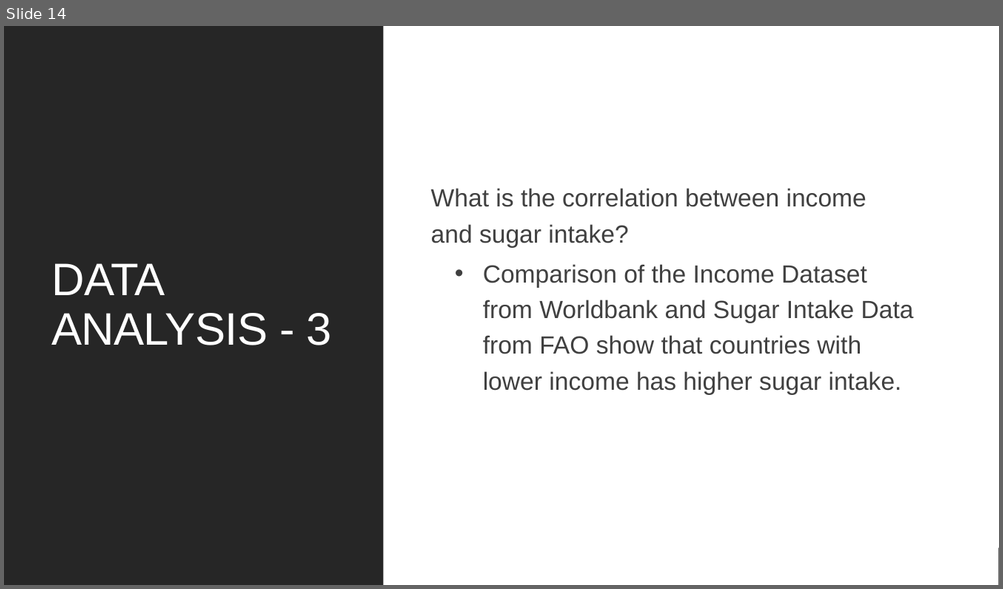
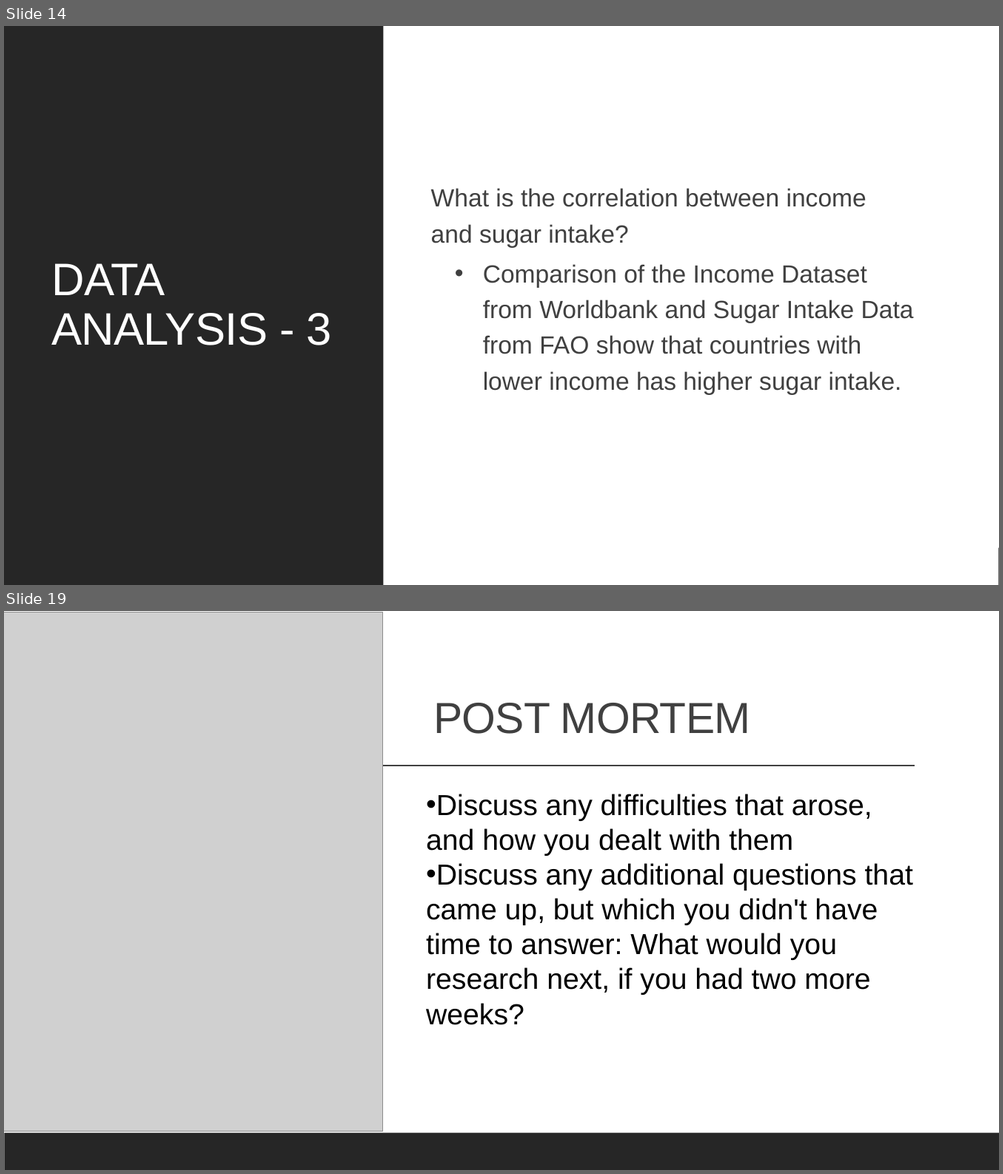
Before and after one commit to cbeachey/project1_influencers, a slide deck: Effects of Sugar Consumption.pptx. Shown one above the other, each under a label of ours: slide 14 before the commit, slides 14 and 19 after it; the slides between them are not shown. The pictures are 1003x589 and 1003x1174 pixels, drawn with LibreOffice and Linux fonts; fonts in the diff are those of the drawing; grey boxes stand for pictures. Boxes give left, top, right and bottom in pixels: in the first picture for what was removed or moved away, otherwise in the second. Text is boxed around its words. In the diff, an @@ line names an element or a change of style, - is before the commit and + after.

```diff
--- a/Effects of Sugar Consumption.pptx
+++ b/Effects of Sugar Consumption.pptx
@@ slide 19 added at bbox=[4, 611, 999, 1170], background #FFFFFF; not listed: 1 template element that a slide beside it also shows @@
@@ picture added at bbox=[4, 612, 382, 1132] @@
@@ title added at bbox=[433, 703, 751, 734], 42 pt, text #404040 @@
+POST MORTEM
@@ line added from (102, 766) to (915, 766), #404040 1 pt @@
@@ text added at bbox=[426, 794, 913, 1025], 28 pt, text #000000 @@
+• Discuss any difficulties that arose, and how you dealt with them
+• Discuss any additional questions that came up, but which you didn't have time to answer: What would you research next, if you had two more weeks?
```
Also in this commit, not shown: 7 slides changed, 2 other slides added, 3 slides removed, 6 other files.
